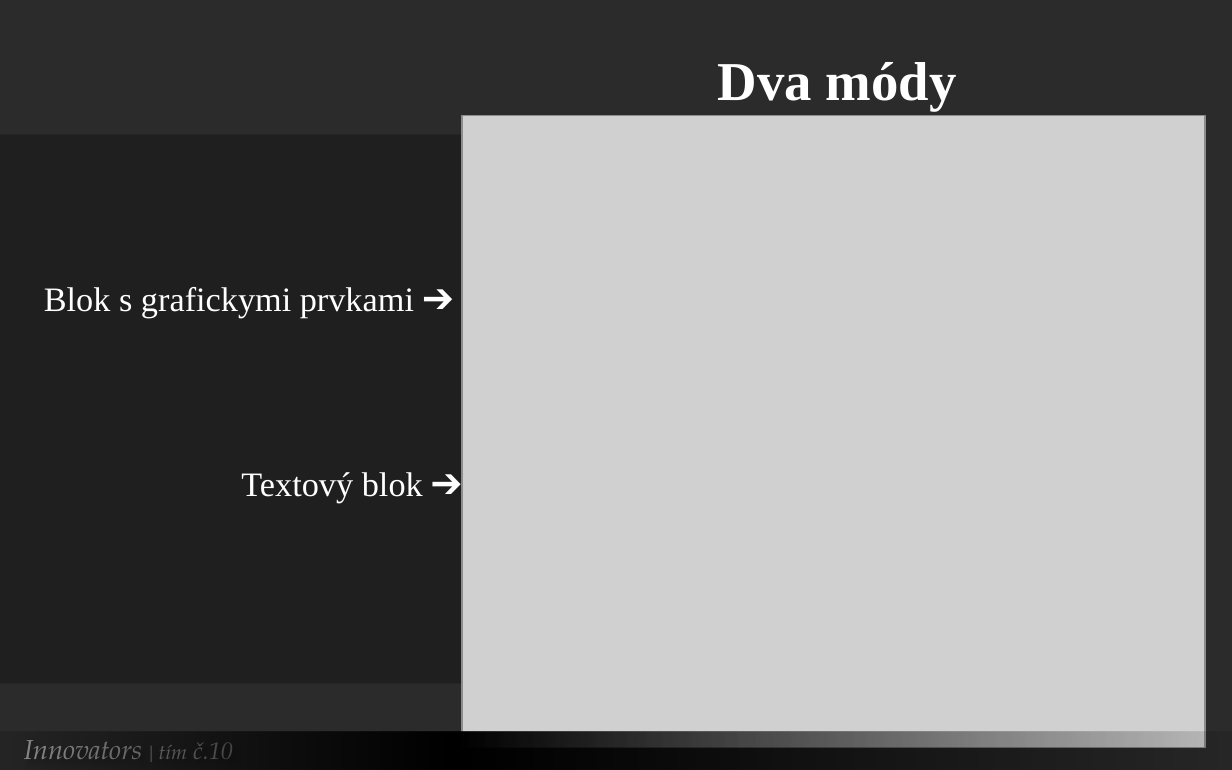
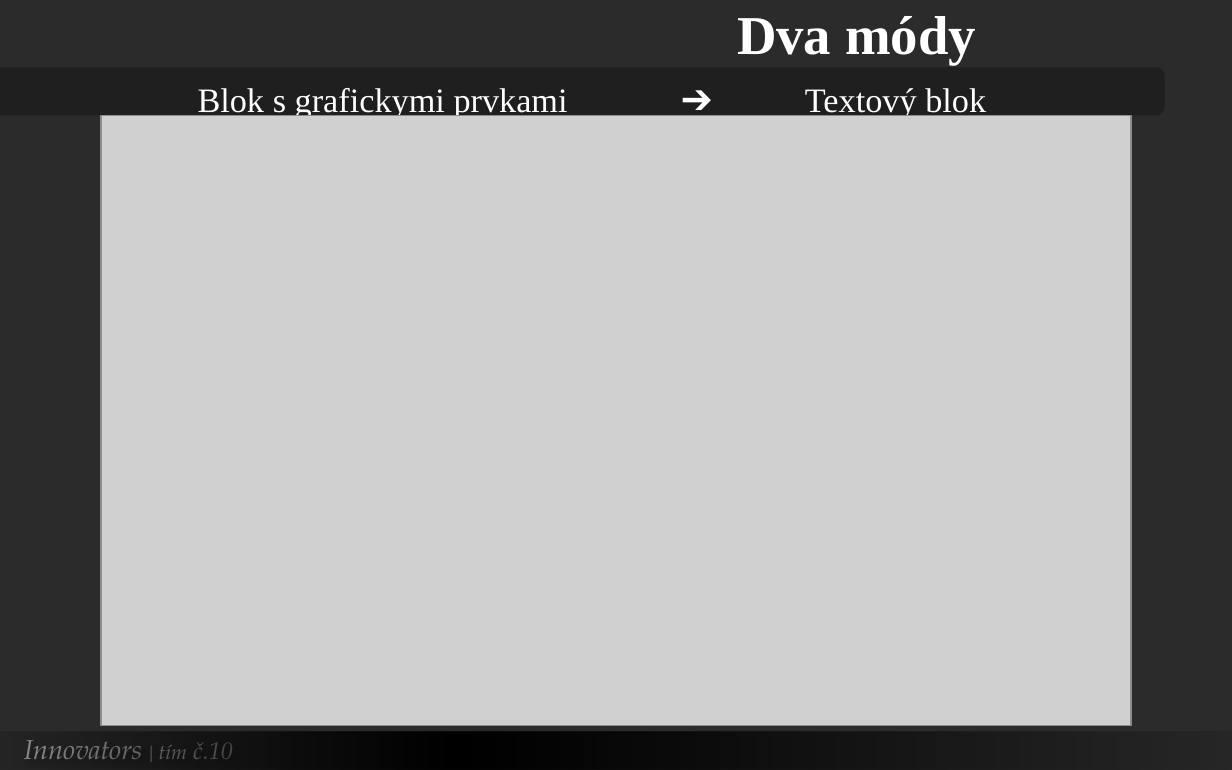
Before and after one commit to Innovators-Team10/Documentation, a slide deck: slide 13 of Dokumentacie/Ostatne/Innovators.pptx (slide 11 before the commit). Drawn at 1232x770 pixels with LibreOffice and Linux fonts; fonts in the diff are those of the drawing; grey boxes stand for pictures; background and template pictures are left out; a plain dark background stands for a picture behind light text. Boxes give left, top, right and bottom in pixels: in the first picture for what was removed or moved away, otherwise in the second. Text is boxed around its words. In the diff, an @@ line names an element or a change of style, - is before the commit and + after.

```diff
--- a/Dokumentacie/Ostatne/Innovators.pptx
+++ b/Dokumentacie/Ostatne/Innovators.pptx
@@ text "Dva módy": place and size @@
-text "Dva módy" at (718,62,957,110)
+text "Dva módy" at (737,16,976,65)
@@ round same rect: place and size @@
-round same rect at (1,135,742,683)
+round same rect at (0,68,1164,116)
@@ text at (198,88,986,119): text changed @@
-Blok s grafickymi prvkami ➔
-Textový blok ➔
+Blok s grafickymi prvkami ➔ Textový blok
@@ picture: place and size @@
-picture at (462,116,1205,748)
+picture at (101,116,1131,726)
```
Also in this commit, not shown: 5 other slides changed, 1 slide added.
